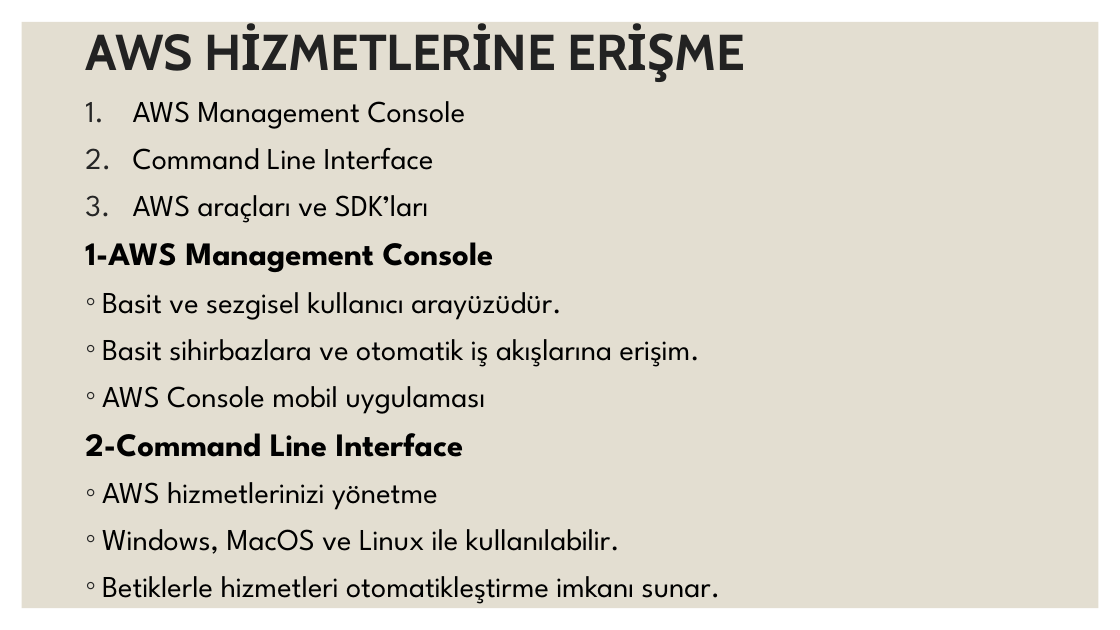
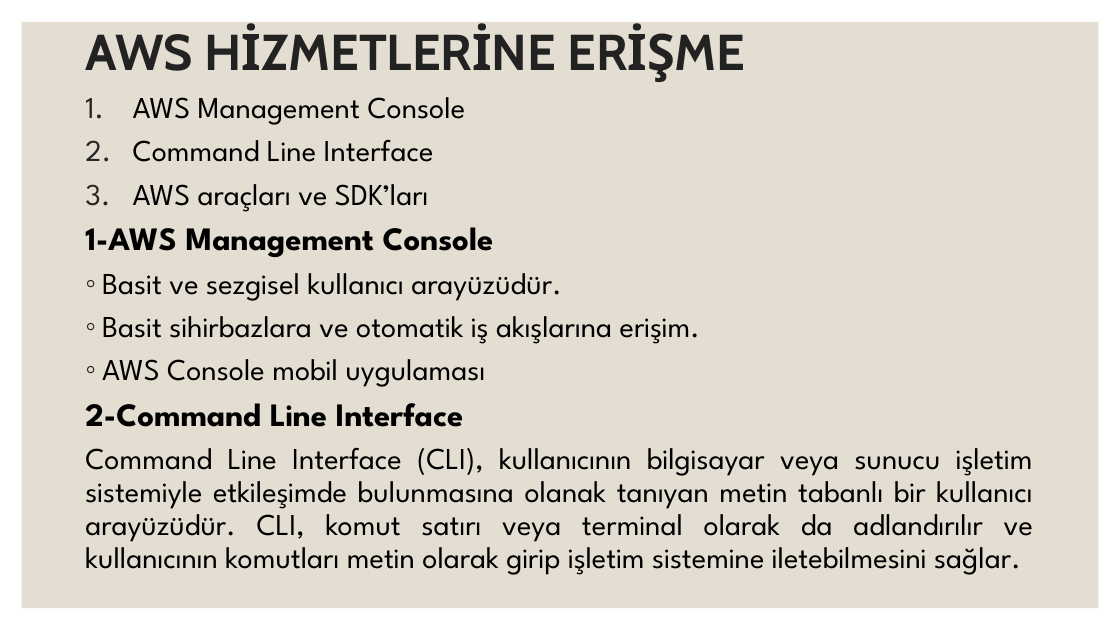
Before and after one commit to bugraklcc/AWS101, a slide deck: slide 31 of AMAZON WEB SERVİSLERİ.pptx. Drawn at 1120x630 pixels with LibreOffice and Linux fonts; fonts in the diff are those of the drawing. Boxes give left, top, right and bottom in pixels: in the first picture for what was removed or moved away, otherwise in the second. Text is boxed around its words. In the diff, an @@ line names an element or a change of style, - is before the commit and + after.

```diff
--- a/AMAZON WEB SERVİSLERİ.pptx
+++ b/AMAZON WEB SERVİSLERİ.pptx
@@ text at box(85, 97, 700, 427): line spacing 1 to 0.9 @@
@@ text at box(85, 447, 1033, 575): text changed @@
-◦ AWS hizmetlerinizi yönetme
-◦ Windows, MacOS ve Linux ile kullanılabilir.
-◦ Betiklerle hizmetleri otomatikleştirme imkanı sunar.
+Command Line Interface (CLI), kullanıcının bilgisayar veya sunucu işletim sistemiyle etkileşimde bulunmasına olanak tanıyan metin tabanlı bir kullanıcı arayüzüdür. CLI, komut satırı veya terminal olarak da adlandırılır ve kullanıcının komutları metin olarak girip işletim sistemine iletebilmesini sağlar.
```
Also in this commit, not shown: 3 other slides changed, 1 slide added.
